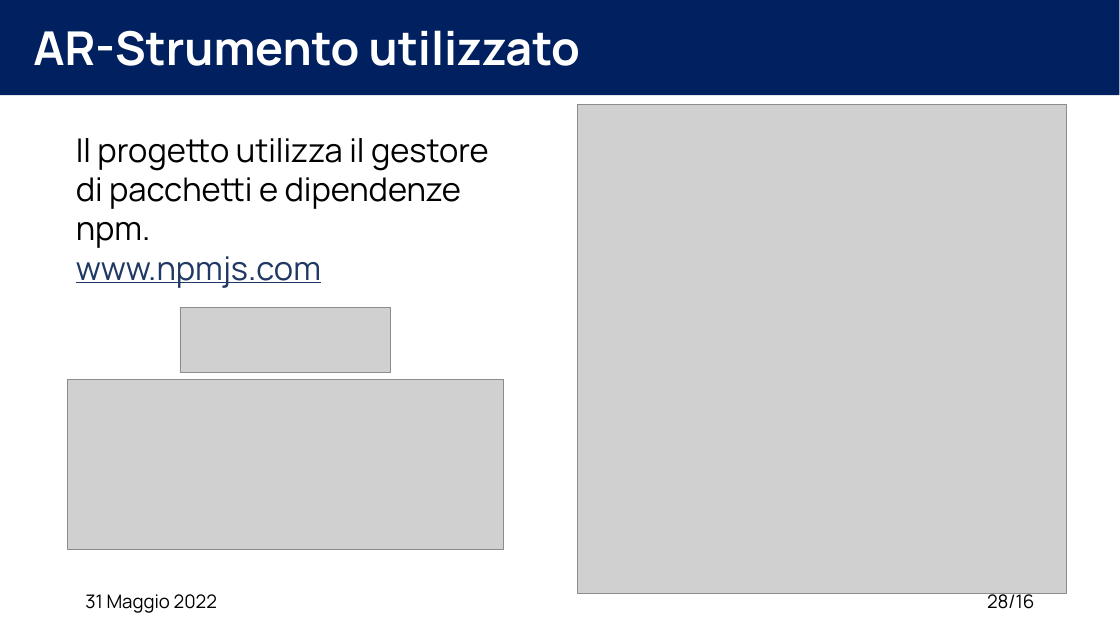
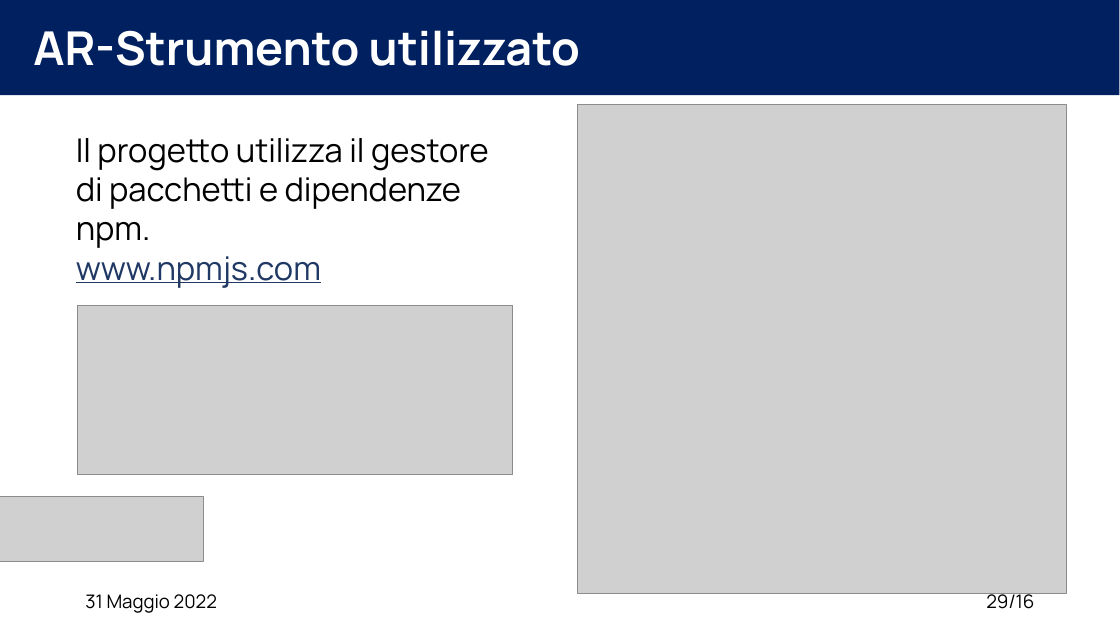
Before and after one commit to XidaZ3/MTSSAssignment3, a slide deck: slide 29 of MTSSAssignment3.pptx (slide 28 before the commit). Drawn at 1120x630 pixels with LibreOffice and Linux fonts; fonts in the diff are those of the drawing; grey boxes stand for pictures. Boxes give left, top, right and bottom in pixels: in the first picture for what was removed or moved away, otherwise in the second. Text is boxed around its words. In the diff, an @@ line names an element or a change of style, - is before the commit and + after.

```diff
--- a/MTSSAssignment3.pptx
+++ b/MTSSAssignment3.pptx
@@ picture: place and size @@
-picture at <box>67,380,503,549</box>
+picture at <box>77,305,513,475</box>
@@ picture: place and size @@
-picture at <box>180,308,391,372</box>
+picture at <box>0,497,203,561</box>
@@ page number at <box>986,590,1034,609</box>: text changed @@
-28/16
+29/16
```
Also in this commit, not shown: 12 other slides changed, 1 slide added, 4 other files.
